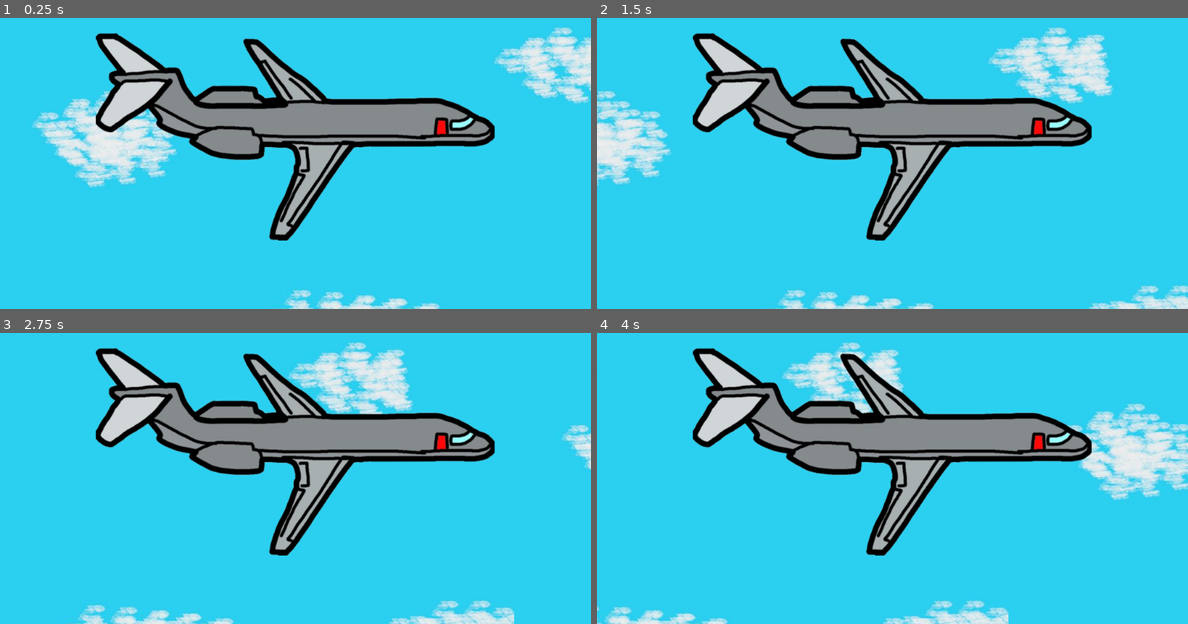
Above: before the commit, frames 1-4 (two rows, left to right).
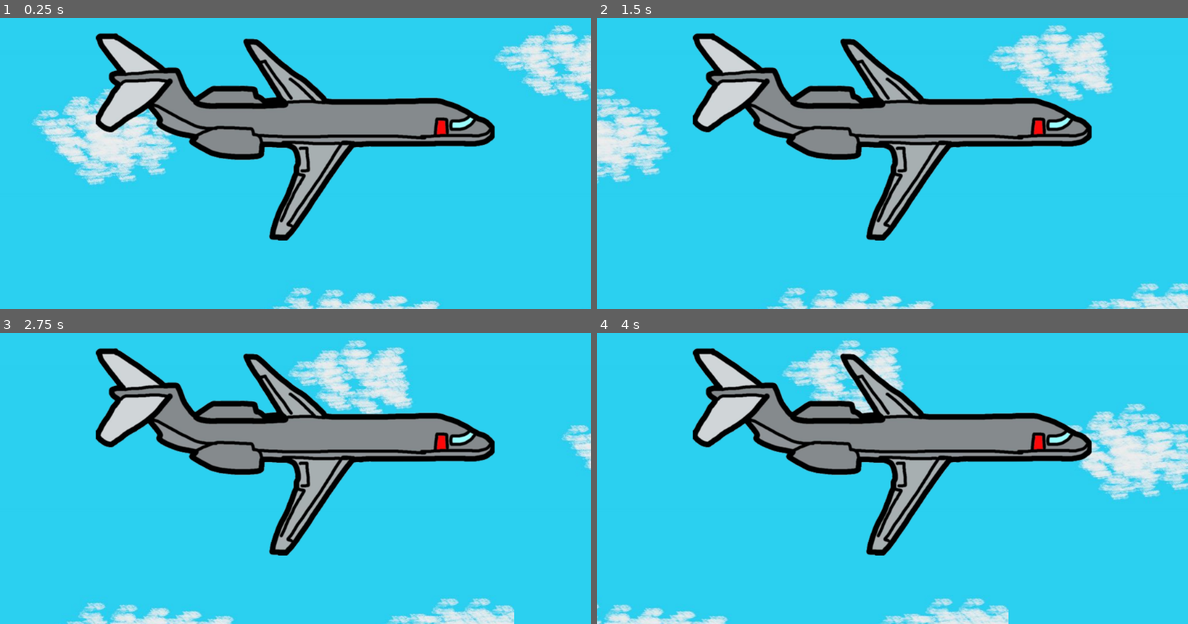
Above: after the commit, the same moments.

Repository: kevinMG01/caida_V_R_K
Game: Godot game, scene res://Nivel_1/Nivel_1.tscn
Two runs of this game, one before a commit and one after it. Both use one fixed random seed, a clock stepped at 60 frames per second and the inputs below. The project has no main scene, so this scene is started directly. The engine's default icon, where the game draws it, is replaced by a stand-in: a white triangle on a blue panel in a dark square.
Inputs:
- Up to frame 1 (0.25 s): no input
- Up to frame 2 (1.5 s): tap Enter (ui_accept) at 0.5, 0.77 s; hold Right (ui_right) 0.53-1.28 s; hold Left (ui_left) from 1.28 s (still down)
- Up to frame 3 (2.75 s): tap Enter (ui_accept) at 1.52 s; release Left (ui_left) at 2.03 s; hold Right (ui_right) from 2.03 s (still down)
- Up to frame 4 (4 s): tap Enter (ui_accept) at 3.02, 3.77 s; release Right (ui_right) at 3.53 s; hold Left (ui_left) from 3.53 s (still down)

The runs differ from the first frame. In frame 1, 5.0% of the frame differs, in the area x 5-100%, y 2-100%; in frame 2, 5.2%, in the area x 0-100%, y 2-100%; in frame 3, 3.7%; in frame 4, 2.8%.

Commit message:
terminamos nivel 1
no tocar anda todo del nivel 1, empezaremos el nivel 2

Diff:
--- a/Global_var/Global_var.gd
+++ b/Global_var/Global_var.gd
@@ -2,5 +2,9 @@
 
 var comensar_nivel = true
 
+var camara_avion_apagado = true
+var nivel = 1
+
+
 func _ready():
 	pass
--- a/Nivel_1/Nivel_1.gd
+++ b/Nivel_1/Nivel_1.gd
@@ -3,12 +3,16 @@
 var spawn_1 = true
 var player_1 = preload("res://Player/Player.tscn")
 
+
+func _physics_process(delta):
+	spawn_player()
+	pass
+
+
 func spawn_player():
-	if spawn_1 == true:
-		var newplayer = player_1.instance()
-		add_child(newplayer)
-		newplayer.global_position = get_tree().get_nodes_in_group("spawn_1")[0].global_position
-		spawn_1 = false
-		#if global_Var.comensar:
-		#	spawn_1 = true
-		#	global_Var.cantidad = 1
+	if global_Var.camara_avion_apagado == false:
+		if spawn_1 == true:
+			var newplayer = player_1.instance()
+			add_child(newplayer)
+			newplayer.global_position = get_tree().get_nodes_in_group("spawn")[0].global_position
+			spawn_1 = false
--- a/Nivel_1/Nivel_1.tscn
+++ b/Nivel_1/Nivel_1.tscn
@@ -1,6 +1,6 @@
 [gd_scene load_steps=9 format=2]
 
-[ext_resource path="res://Player/Player.tscn" type="PackedScene" id=1]
+[ext_resource path="res://suelo_fin_nivel/suelo_fin_nivel.tscn" type="PackedScene" id=1]
 [ext_resource path="res://suelo/suelo.tscn" type="PackedScene" id=2]
 [ext_resource path="res://Enemigo/Enemigo.tscn" type="PackedScene" id=3]
 [ext_resource path="res://Nivel_1/Nivel_1.gd" type="Script" id=4]
@@ -19,7 +19,7 @@
 texture = ExtResource( 6 )
 
 [node name="Fondo5" type="Sprite" parent="Fondo"]
-position = Vector2( -693, -810 )
+position = Vector2( -693, -814 )
 texture = ExtResource( 6 )
 
 [node name="Fondo" type="Sprite" parent="Fondo"]
@@ -49,19 +49,14 @@
 [node name="Avion_fondo3" parent="Avion_fondo_derecha" instance=ExtResource( 5 )]
 position = Vector2( 25, 2550 )
 
-[node name="Player" parent="." instance=ExtResource( 1 )]
-position = Vector2( 471, -493 )
-
-[node name="Camera2D" type="Camera2D" parent="Player"]
-position = Vector2( 0, 86 )
-limit_left = 0
-limit_right = 1100
-limit_bottom = 4000
-
 [node name="Pared" type="Node" parent="."]
 
 [node name="suelo" parent="Pared" instance=ExtResource( 2 )]
-position = Vector2( 45, 3978 )
+position = Vector2( -31, 3978 )
+scale = Vector2( 1.2, 1 )
+
+[node name="suelo_fin_nivel" parent="Pared/suelo" instance=ExtResource( 1 )]
+position = Vector2( 530.833, -5 )
 
 [node name="suelo2" parent="Pared" instance=ExtResource( 2 )]
 position = Vector2( -84, 551 )
@@ -94,5 +89,5 @@
 [node name="Avion_negro" parent="Avion_negro2" instance=ExtResource( 8 )]
 position = Vector2( -236, -1188 )
 
-[node name="Camera_avion" type="Camera2D" parent="Avion_negro2/Avion_negro"]
-current = true
+[node name="player_posicion" type="Position2D" parent="." groups=["spawn"]]
+position = Vector2( 560, -1121 )
--- a/Player/Player.tscn
+++ b/Player/Player.tscn
@@ -32,3 +32,9 @@
 [node name="paracaidas" type="CollisionShape2D" parent="."]
 position = Vector2( -1.5, -28 )
 shape = SubResource( 3 )
+
+[node name="Camera2D" type="Camera2D" parent="."]
+current = true
+limit_left = 0
+limit_right = 1100
+limit_bottom = 4000
--- a/Sprites/Mundo/Avion_negro/Avion_negro.gd
+++ b/Sprites/Mundo/Avion_negro/Avion_negro.gd
@@ -4,7 +4,7 @@
 
 var movimiento = Vector2()
 var velocity = 30
-var cantidad = 900
+var cantidad = 1000
 var distancia = 200
 var comensar = false
 var caminar = false
@@ -35,12 +35,18 @@
 		if caminar == false:
 			movimiento.x += velocity
 			cantidad -= 1
+			if cantidad <= 400:
+				global_Var.camara_avion_apagado = false
+				$Camera2D.current = false
 			if cantidad == 0:
+				self.queue_free()
 				caminar = true
+
+
 		if caminar == true:
 			movimiento.x -= velocity
 			cantidad += 1
-			if cantidad == 200:
+			if cantidad == 900:
 				caminar = false
 			pass
 
--- a/Sprites/Mundo/Avion_negro/Avion_negro.tscn
+++ b/Sprites/Mundo/Avion_negro/Avion_negro.tscn
@@ -4,13 +4,18 @@
 [ext_resource path="res://Sprites/Mundo/Avion_negro/Avion_negro.gd" type="Script" id=2]
 
 [sub_resource type="RectangleShape2D" id=1]
+extents = Vector2( 129, 15.5 )
 
 [node name="Avion_negro" type="KinematicBody2D"]
 script = ExtResource( 2 )
 
+[node name="Sprite" type="Sprite" parent="."]
+texture = ExtResource( 1 )
+
 [node name="CollisionShape2D" type="CollisionShape2D" parent="."]
+position = Vector2( 119, -4.5 )
 shape = SubResource( 1 )
 disabled = true
 
-[node name="Sprite" type="Sprite" parent="."]
-texture = ExtResource( 1 )
+[node name="Camera2D" type="Camera2D" parent="."]
+current = true
--- /dev/null
+++ b/suelo_fin_nivel/suelo_fin_nivel.gd
@@ -0,0 +1,11 @@
+
+extends Area2D
+
+
+
+func _ready():
+	pass
+
+
+func _on_suelo_fin_nivel_body_entered(body):
+	global_Var.nivel += 1
--- /dev/null
+++ b/suelo_fin_nivel/suelo_fin_nivel.tscn
@@ -0,0 +1,15 @@
+[gd_scene load_steps=3 format=2]
+
+[ext_resource path="res://suelo_fin_nivel/suelo_fin_nivel.gd" type="Script" id=1]
+
+[sub_resource type="RectangleShape2D" id=1]
+extents = Vector2( 147.5, 15 )
+
+[node name="suelo_fin_nivel" type="Area2D"]
+script = ExtResource( 1 )
+
+[node name="CollisionShape2D" type="CollisionShape2D" parent="."]
+position = Vector2( -0.5, -1 )
+shape = SubResource( 1 )
+
+[connection signal="body_entered" from="." to="." method="_on_suelo_fin_nivel_body_entered"]
